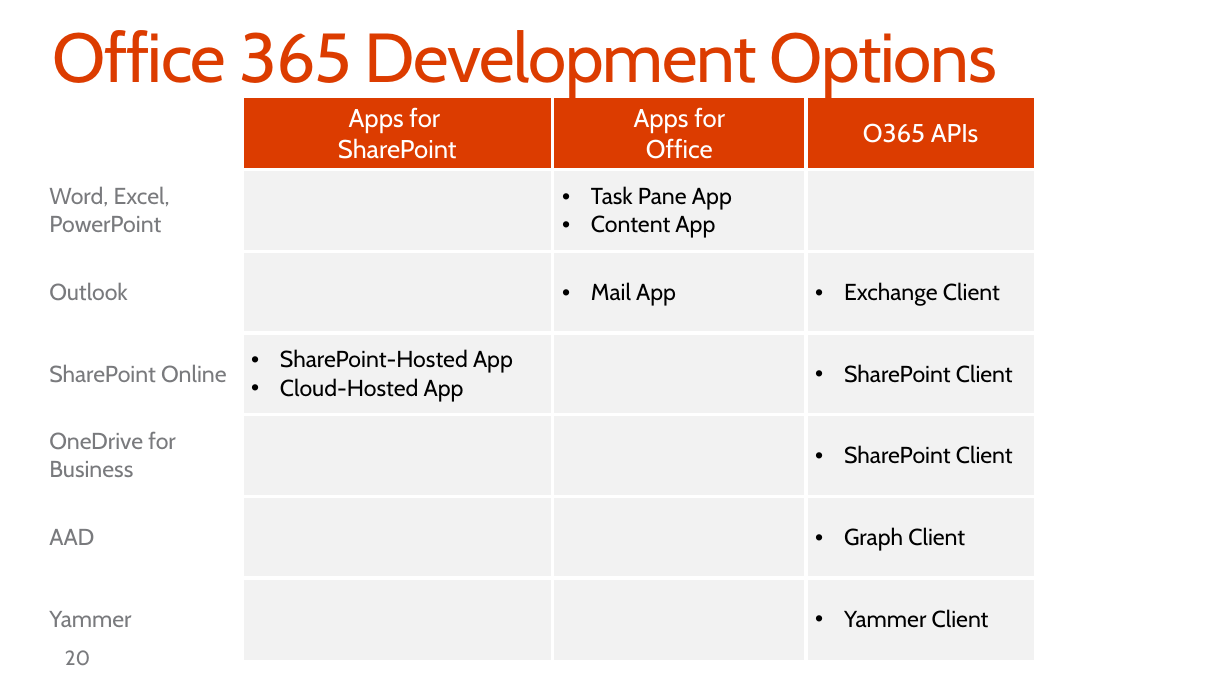
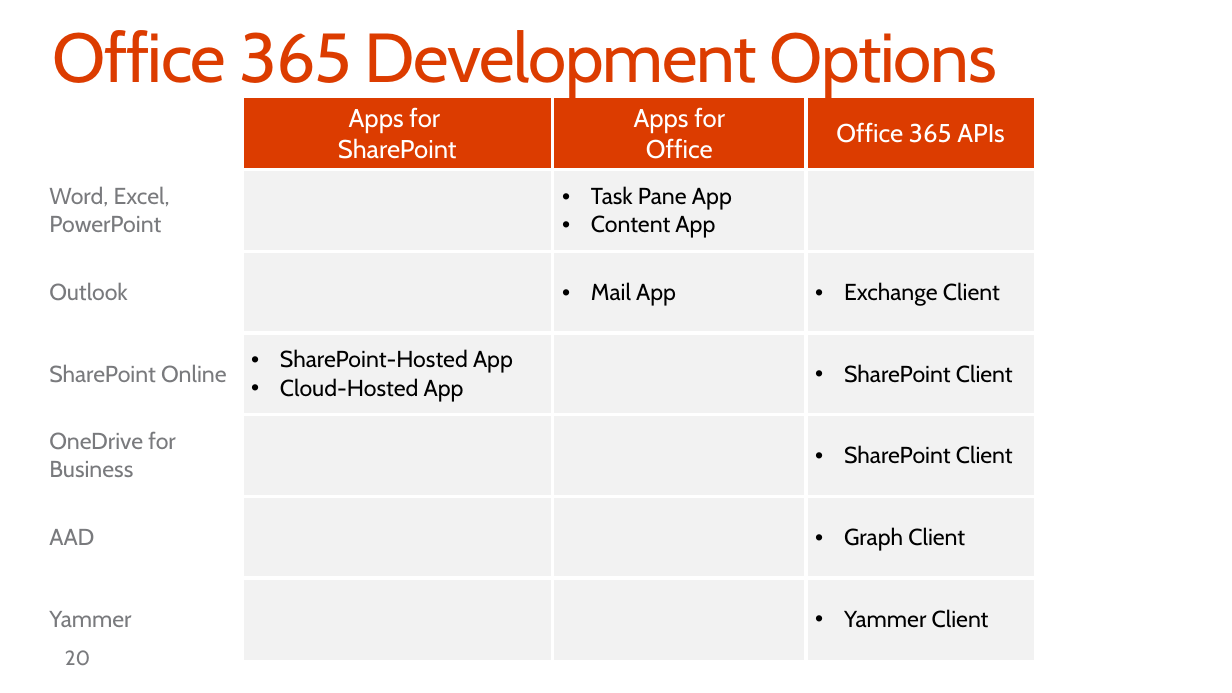
Before and after one commit to stinethebean/DevCampTraining, a slide deck: slide 20 of 02.Setting up the Environments/02.Setting up the Environments.pptx. Drawn at 1232x693 pixels with LibreOffice and Linux fonts; fonts in the diff are those of the drawing; background and template pictures are left out. Boxes give left, top, right and bottom in pixels: in the first picture for what was removed or moved away, otherwise in the second. Text is boxed around its words. In the diff, an @@ line names an element or a change of style, - is before the commit and + after.

```diff
--- a/02.Setting up the Environments/02.Setting up the Environments.pptx
+++ b/02.Setting up the Environments/02.Setting up the Environments.pptx
@@ table at (40, 98, 1034, 659) @@
-row 1, column 4: O365 APIs
+row 1, column 4: Office 365 APIs
```
Also in this commit, not shown: 5 other slides changed, 1 other file.
